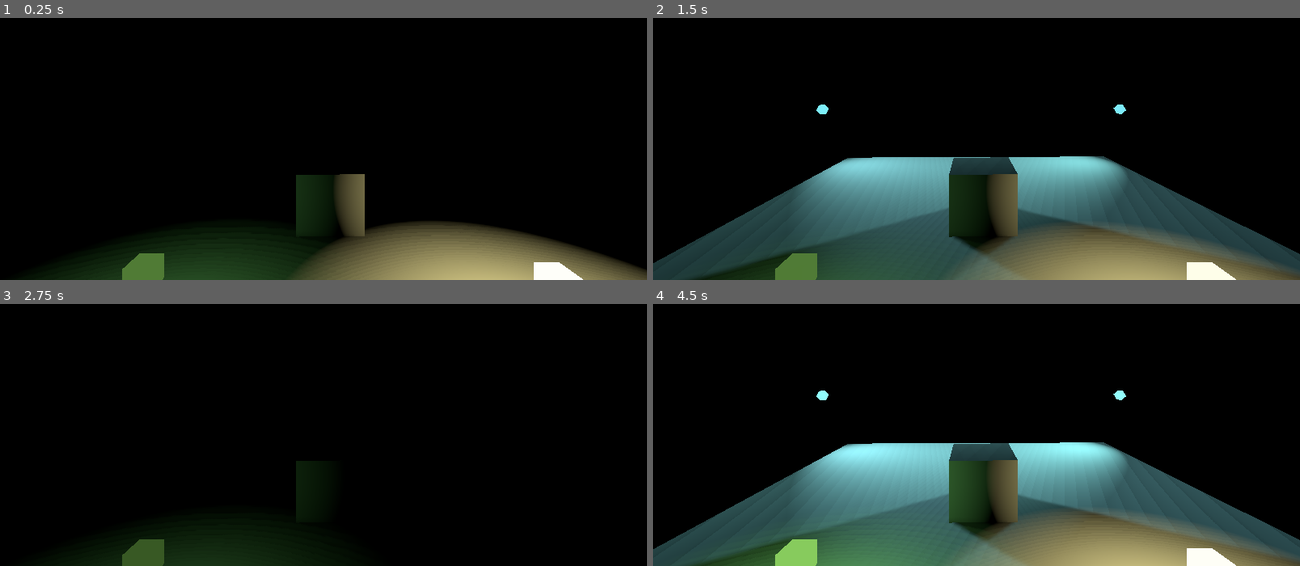
Above: before the commit, frames 1-4 (two rows, left to right).
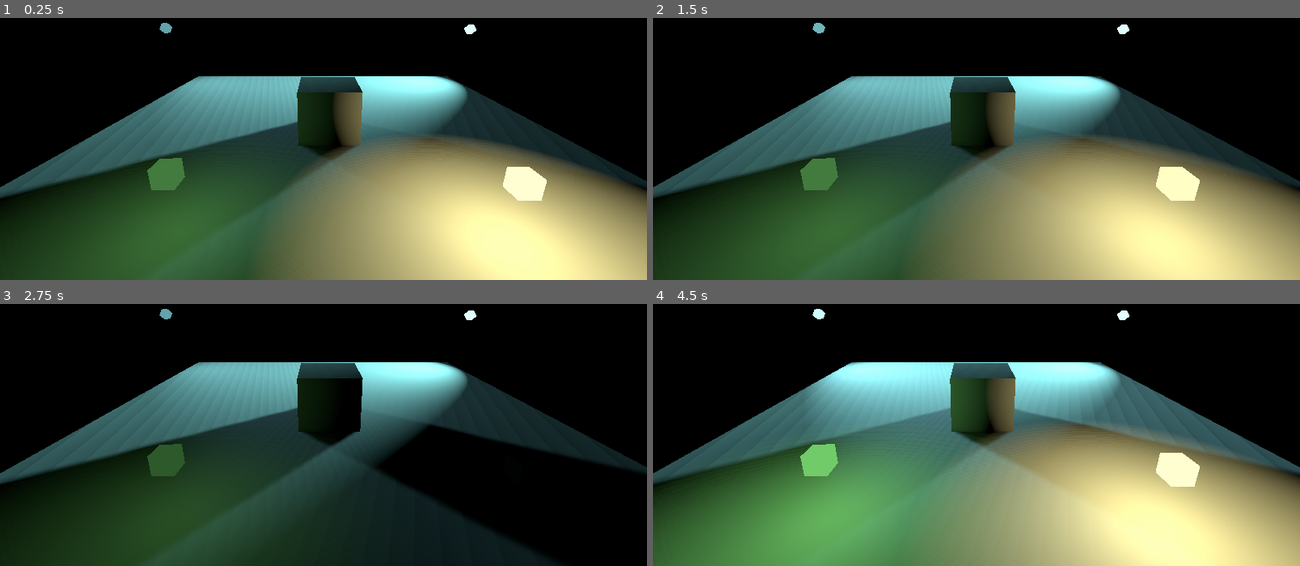
Above: after the commit, the same moments.

Repository: ioannis-koukourakis/string-based-light-animations-for-godotengine
Game: Godot game, scene res://MainScene.tscn
Two runs of this game, one before a commit and one after it. Both use one fixed random seed, a clock stepped at 60 frames per second and the inputs below.
Inputs:
- Up to frame 1 (0.25 s): no input
- Up to frame 2 (1.5 s): no input
- Up to frame 3 (2.75 s): no input
- Up to frame 4 (4.5 s): no input

The runs differ from the first frame. In frame 1, 64% of the frame differs, in the area x 0-100%, y 1-100%; in frame 2, 61%; in frame 3, 46%; in frame 4, 64%.

Commit message:
- Minor example scene improvements.  - Fixed minor script typo.

Diff:
--- a/MainScene.tscn
+++ b/MainScene.tscn
@@ -39,7 +39,7 @@
 EmissionColor = Color( 0.670588, 1, 0.466667, 1 )
 AnimateInTheEditor = true
 LightAnimation = 12
-FadeSpeed = 30.0
+FadeSpeed = 20.0
 
 [node name="QuakeLamp2" parent="." instance=ExtResource( 2 )]
 transform = Transform( 0.328949, -0.539074, 0.775366, 0, 0.82106, 0.570843, -0.944348, -0.187778, 0.270087, 9.19244, 3.3214, 7.33545 )
@@ -49,7 +49,7 @@
 AnimateInTheEditor = true
 LightAnimation = 10
 Fade = true
-FadeSpeed = 30.0
+FadeSpeed = 15.0
 
 [node name="QuakeLamp3" parent="." instance=ExtResource( 2 )]
 transform = Transform( 0.168765, 0.562655, -0.809283, 0, 0.82106, 0.570843, 0.985656, -0.096338, 0.138566, -8.60617, 3.3214, 7.33545 )
@@ -58,9 +58,8 @@
 EnergyMultiplier = 2.0
 AnimateInTheEditor = true
 LightAnimation = 10
-TimeOffset = 10.0
-Fade = true
+TimeOffset = 2.0
 FadeSpeed = 30.0
 
 [node name="Camera" type="Camera" parent="."]
-transform = Transform( -0.999845, 0, 0.0175919, 0, 1, 0, -0.0175919, 0, -0.999845, 0.342365, 4.43442, -8.85086 )
+transform = Transform( -0.999845, 0, 0.0175919, 0.00510225, 0.957016, 0.289989, -0.0168357, 0.290034, -0.956868, 0.342365, 4.43442, -8.85086 )
--- a/QuakeLamp/QuakeLamp.gd
+++ b/QuakeLamp/QuakeLamp.gd
@@ -127,6 +127,7 @@
 	var lIt : int = int(fFrame) % sAnimType.length();
 	var fDesiredEnergy = GetEnergyLevel(sAnimType[lIt]);
 
+
 	if (Fade):
 		if (is_equal_approx(fDesiredEnergy, mfEnergy)==false):
 			var fStep : float = _afTimeStep * FadeSpeed;
@@ -187,6 +188,6 @@
 			pMat.set_emission_energy(afEnergy);
 
 			if (aColor==Color(-1,-1,-1)): return;
-			pMat.set_emission(EmissionColor);
+			pMat.set_emission(aColor);
 
 #-------------------------------------------------------
